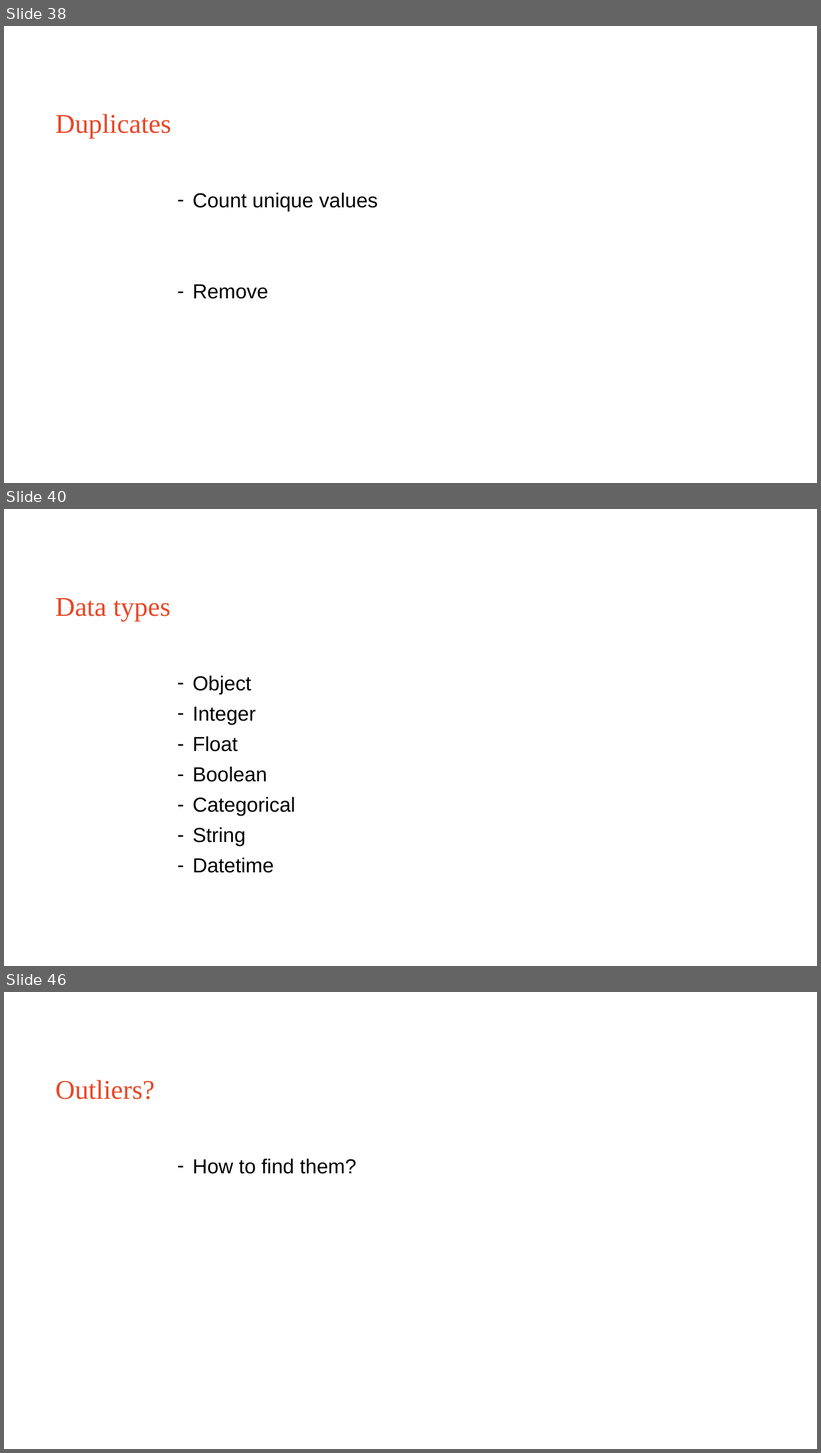
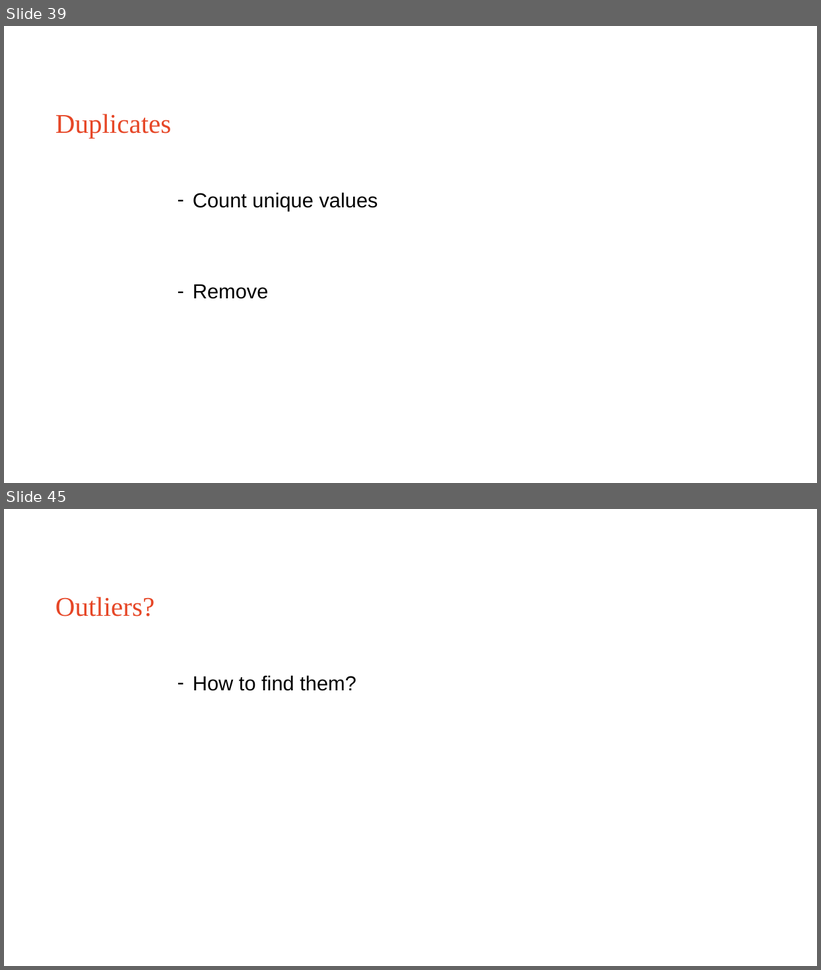
Before and after one commit to Sydney-Informatics-Hub/EDAinR, a slide deck: eda_r.pptx. Shown one above the other, each under a label of ours: slides 38, 40 and 46 before the commit, slides 39 and 45 after it; the slides between them are not shown. The pictures are 821x1453 and 821x970 pixels, drawn with LibreOffice and Linux fonts; fonts in the diff are those of the drawing. Boxes give left, top, right and bottom in pixels: in the first picture for what was removed or moved away, otherwise in the second. Text is boxed around its words. In the diff, an @@ line names an element or a change of style, - is before the commit and + after.

```diff
--- a/eda_r.pptx
+++ b/eda_r.pptx
@@ slide 40 removed at (4,509,817,966), background #FFFFFF @@
@@ title removed at (55,598,171,621) @@
-Data types
@@ text removed at (193,675,296,873) @@
-– Object
-– Integer
-– Float
-– Boolean
-– Categorical
-– String
-– Datetime
@@ what was slide 38 is now slide 39 @@
@@ what was slide 46 is now slide 45 @@
```
Also in this commit, not shown: 7 slides changed, 3 slides added, 3 other slides removed.
